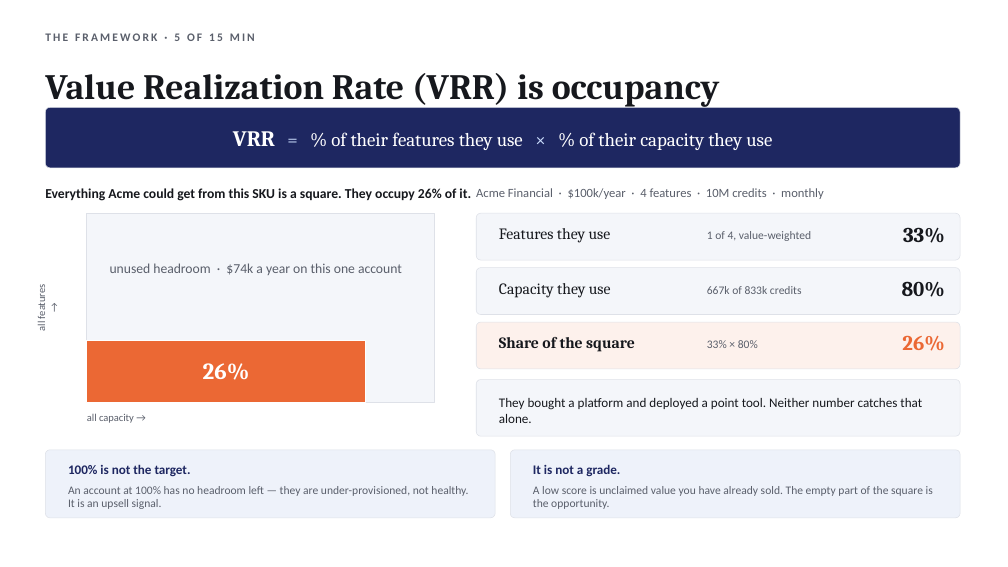
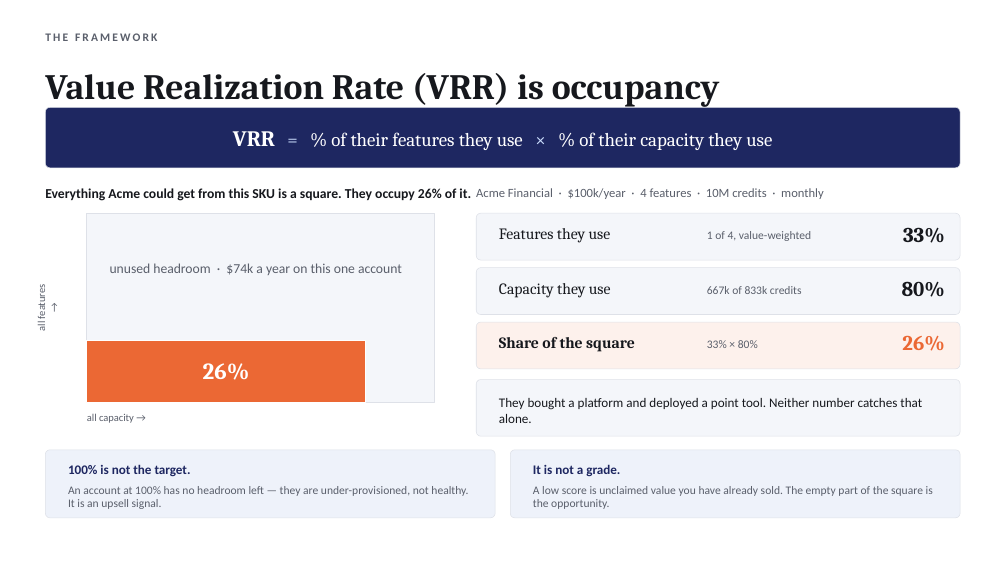
Before and after one commit to suraj-iyer9/AnalyticsFW-Aug2026, a slide deck: slide 4 of docs/executive_deck.pptx. Drawn at 1008x567 pixels with LibreOffice and Linux fonts; fonts in the diff are those of the drawing. Boxes give left, top, right and bottom in pixels: in the first picture for what was removed or moved away, otherwise in the second. Text is boxed around its words. In the diff, an @@ line names an element or a change of style, - is before the commit and + after.

```diff
--- a/docs/executive_deck.pptx
+++ b/docs/executive_deck.pptx
@@ text at <box>45,33,157,41</box>: text changed @@
-THE FRAMEWORK · 5 OF 15 MIN
+THE FRAMEWORK
```
Also in this commit, not shown: 6 other slides changed, 1 other file.
